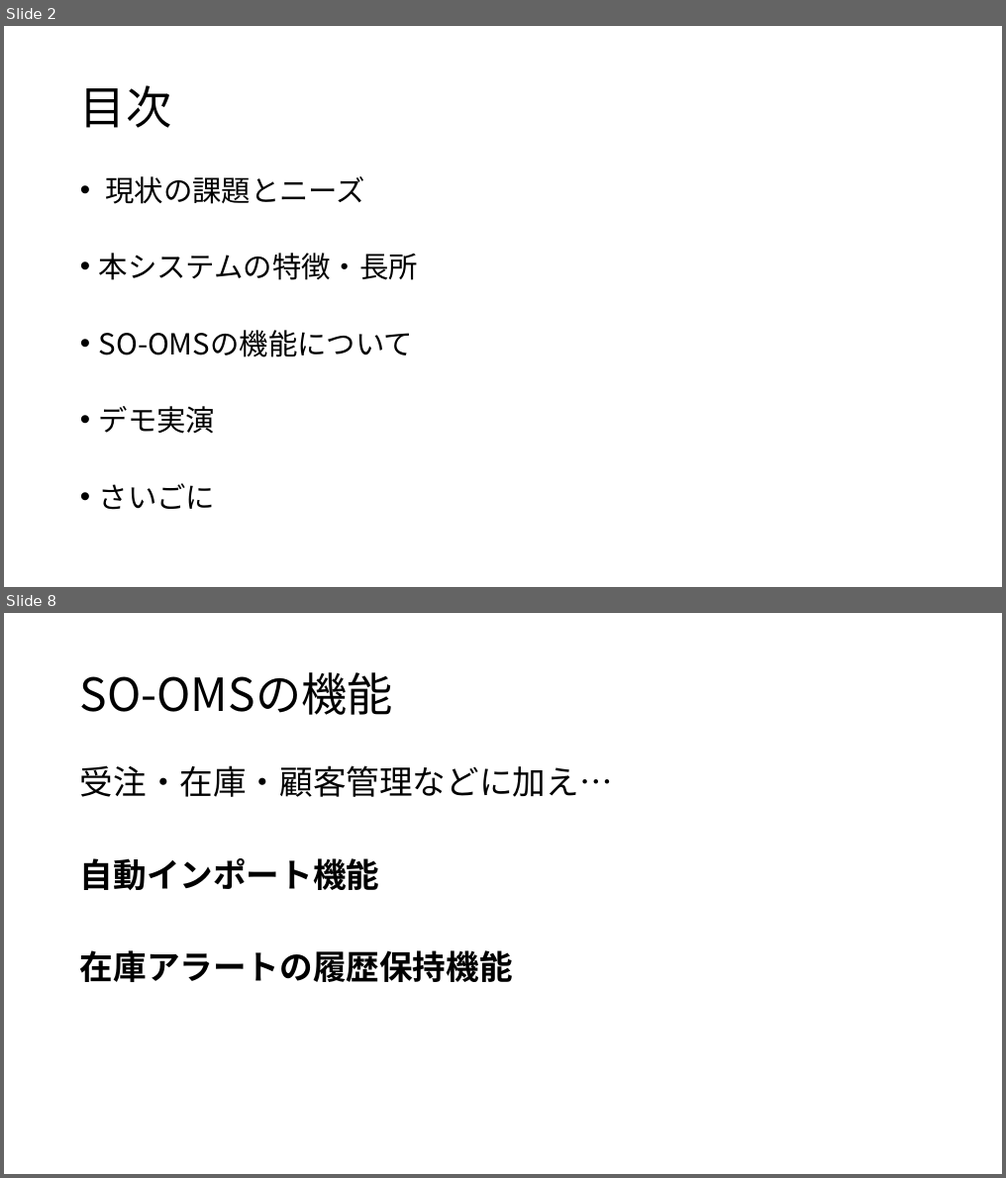
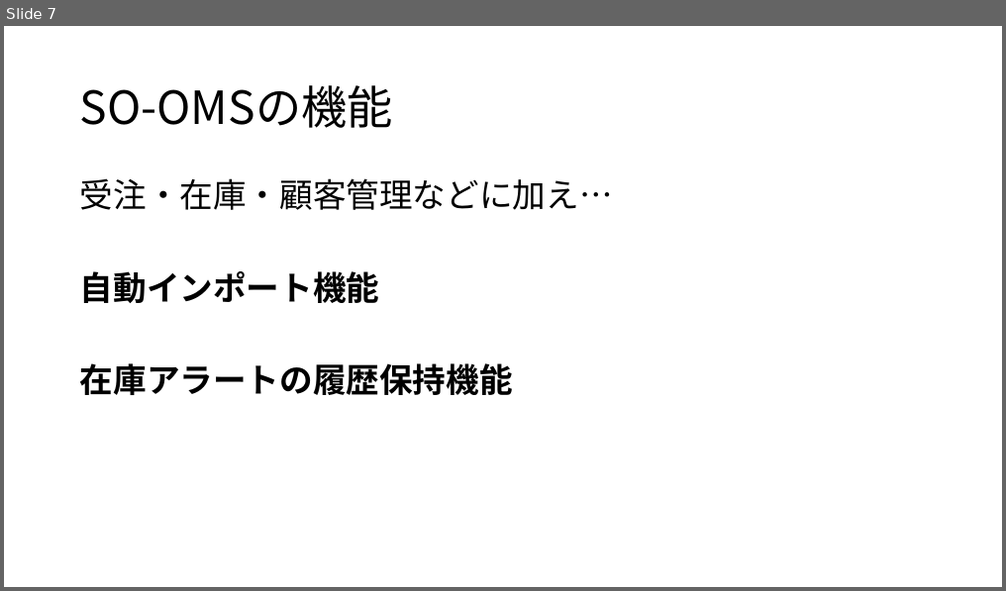
Before and after one commit to ASK-STEM-official/20_Jakunen_Demo, a slide deck: docs/業務用IT_プレゼン.pptx. Shown one above the other, each under a label of ours: slides 2 and 8 before the commit, slide 7 after it; the slides between them are not shown. The pictures are 1006x1178 and 1006x591 pixels, drawn with LibreOffice and Linux fonts; fonts in the diff are those of the drawing. Boxes give left, top, right and bottom in pixels: in the first picture for what was removed or moved away, otherwise in the second. Text is boxed around its words. In the diff, an @@ line names an element or a change of style, - is before the commit and + after.

```diff
--- a/docs/業務用IT_プレゼン.pptx
+++ b/docs/業務用IT_プレゼン.pptx
@@ slide 2 removed at [4,26,1002,587], background #FFFFFF @@
@@ title removed at [80,85,171,128] @@
-目次
@@ text removed at [99,176,418,510] @@
-• 現状の課題とニーズ
-• 本システムの特徴・長所
-• SO-OMSの機能について
-• デモ実演
-• さいごに
@@ what was slide 8 is now slide 7 @@
```
Also in this commit, not shown: 7 slides changed, 1 other file.
